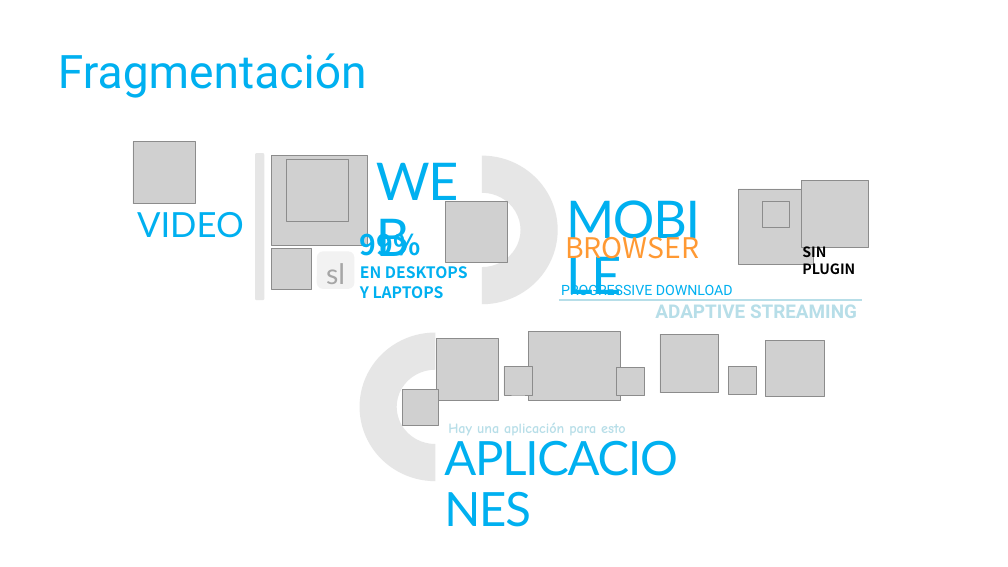
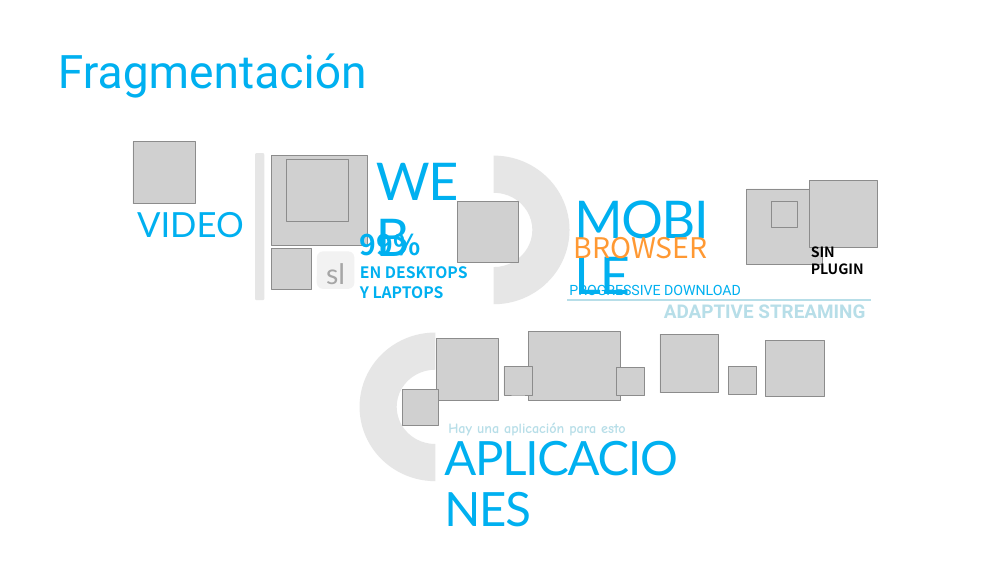
Before and after one commit to mconverti/webcast-aplicaciones-media-con-azure-media-services, a slide deck: slide 5 of webcast.pptx. Drawn at 1008x567 pixels with LibreOffice and Linux fonts; fonts in the diff are those of the drawing; grey boxes stand for pictures. Boxes give left, top, right and bottom in pixels: in the first picture for what was removed or moved away, otherwise in the second. Text is boxed around its words. In the diff, an @@ line names an element or a change of style, - is before the commit and + after.

```diff
--- a/webcast.pptx
+++ b/webcast.pptx
@@ arch (boxed as its full ring): place and size @@
-arch (boxed as its full ring) at box(406, 155, 558, 304)
+arch (boxed as its full ring) at box(419, 155, 570, 304)
@@ 5 texts, 4 pictures, 1 line: place and size @@
-5 texts, 4 pictures, 1 line at box(446, 180, 869, 318)
+5 texts, 4 pictures, 1 line at box(457, 180, 877, 318)
```
Also in this commit, not shown: 5 other slides changed, 4 slides added, 1 slide removed.
